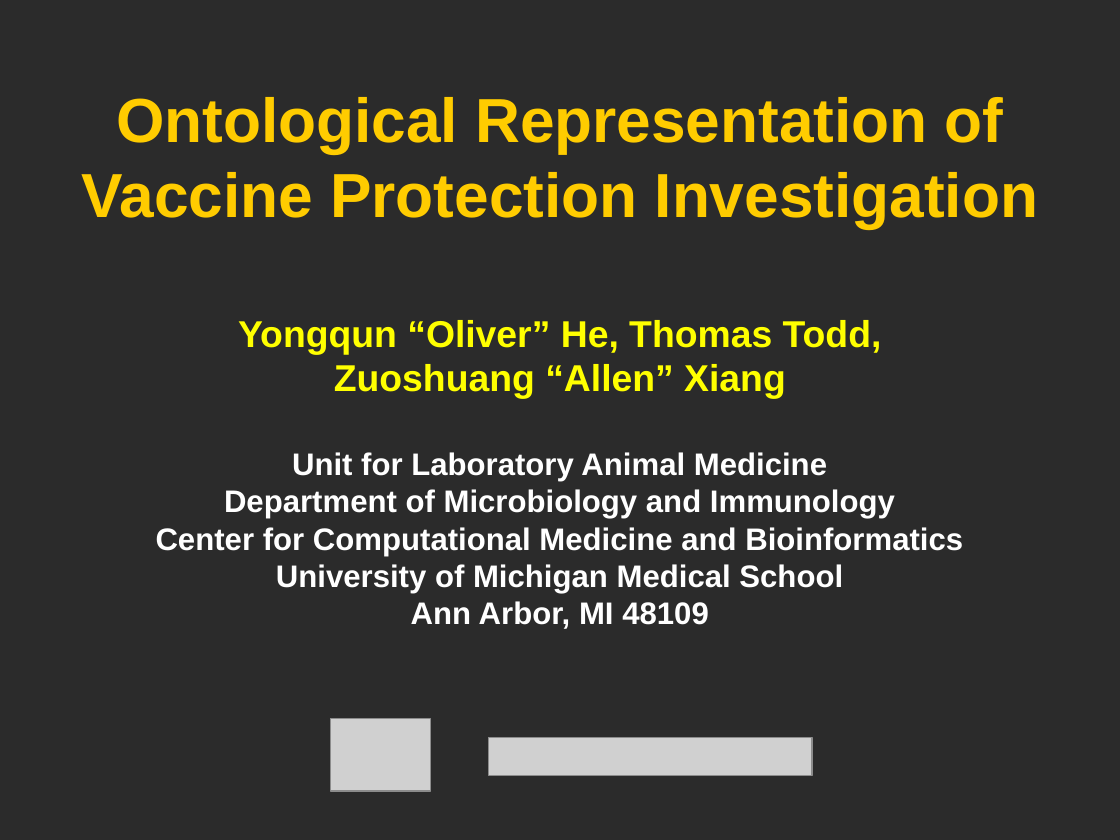
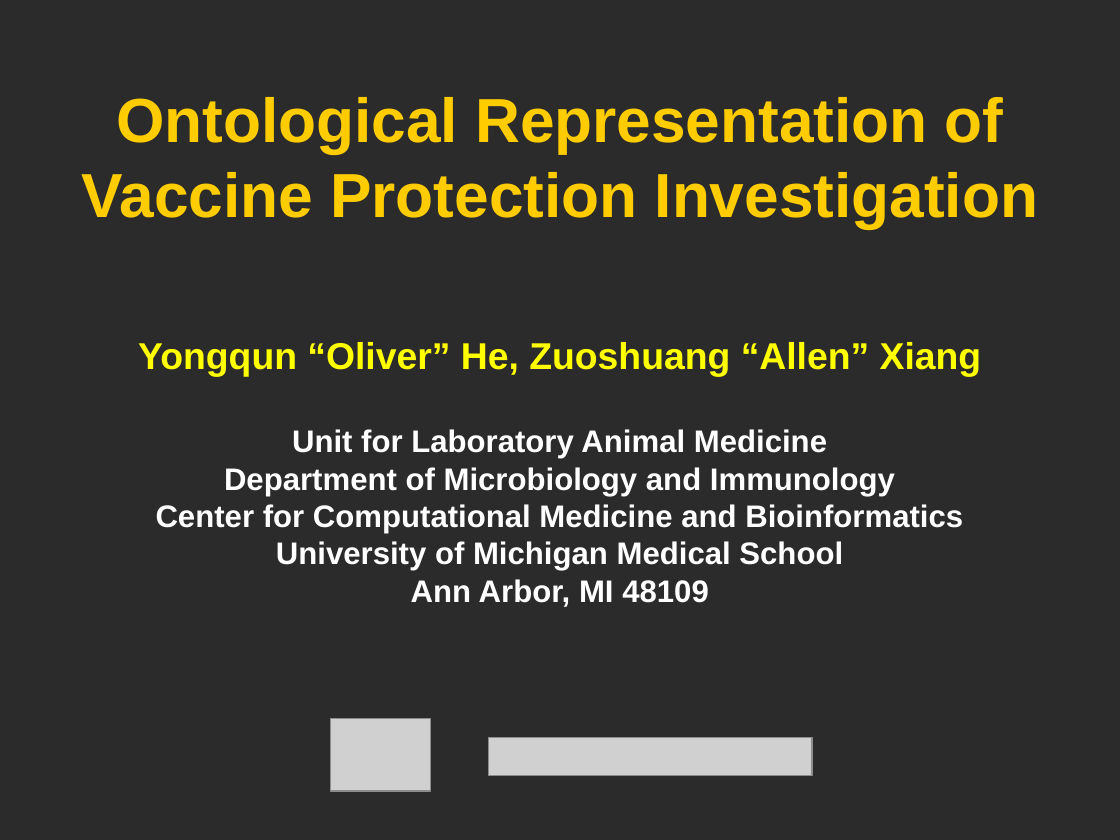
Before and after one commit to obi-ontology/obi-legacy-svn, a slide deck: slide 1 of trunk/docs/developer/use cases/Vaccine_usercase_Vancouver2010.ppt. Drawn at 1120x840 pixels with LibreOffice and Linux fonts; fonts in the diff are those of the drawing; grey boxes stand for pictures; background and template pictures are left out; a plain dark background stands for a picture behind light text. Boxes give left, top, right and bottom in pixels: in the first picture for what was removed or moved away, otherwise in the second. Text is boxed around its words. In the diff, an @@ line names an element or a change of style, - is before the commit and + after.

Commit message:
updates.

```diff
--- a/trunk/docs/developer/use cases/Vaccine_usercase_Vancouver2010.ppt
+++ b/trunk/docs/developer/use cases/Vaccine_usercase_Vancouver2010.ppt
@@ text at [138, 342, 982, 533]: text changed @@
-Yongqun “Oliver” He, Thomas Todd,
-Zuoshuang “Allen” Xiang
-Unit for Laboratory Animal Medicine
-Department of Microbiology and Immunology
-Center for Computational Medicine and Bioinformatics
+Yongqun “Oliver” He, Zuoshuang “Allen” Xiang
+Unit for Laboratory Animal Medicine
+Department of Microbiology and Immunology
+Center for Computational Medicine and Bioinformatics
```
Also in this commit, not shown: 4 other slides changed, 1 slide added.
